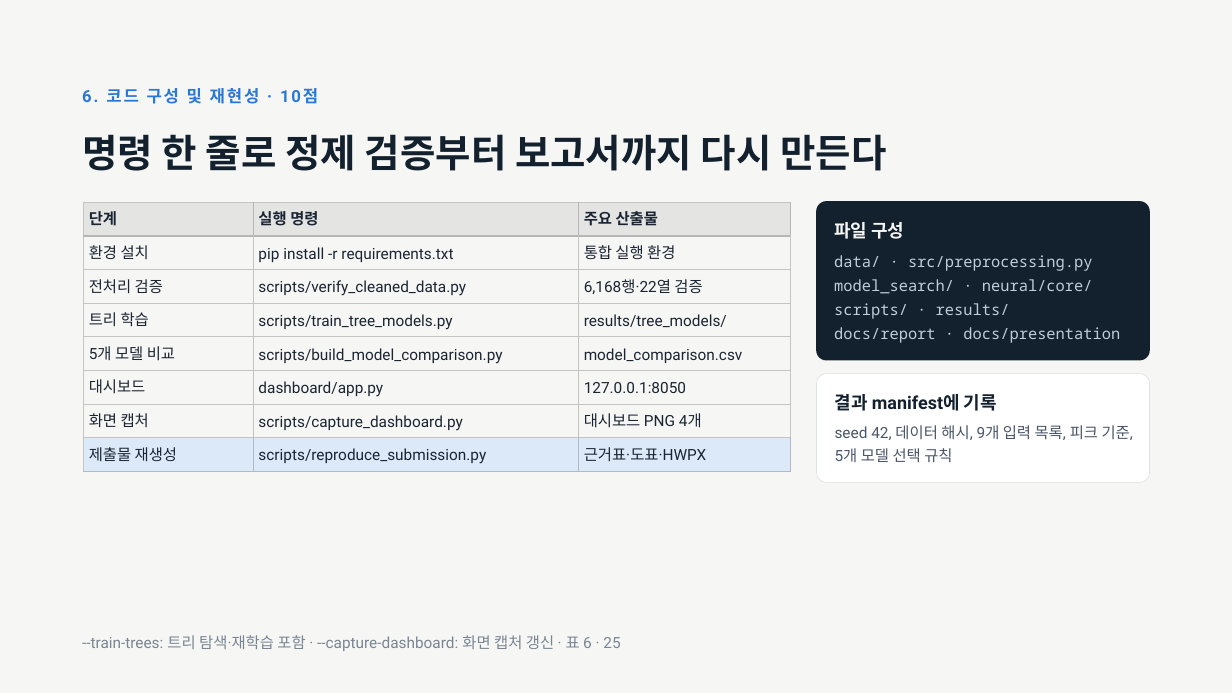
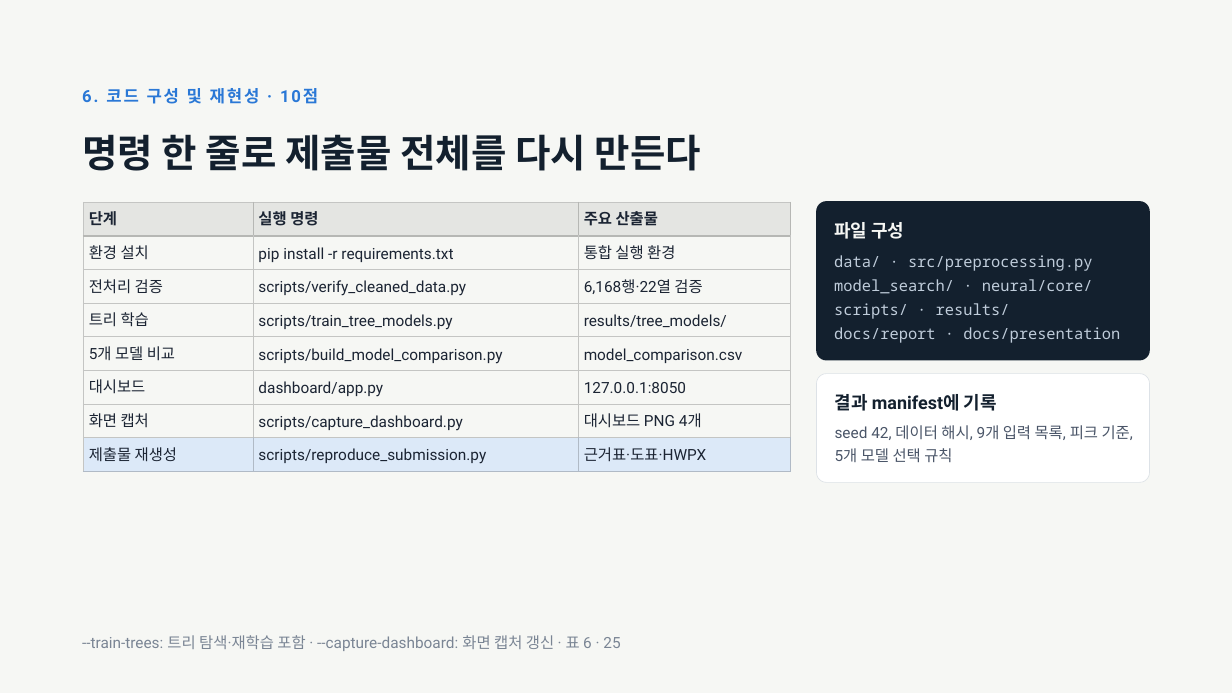
Before and after one commit to jgi0117/KAMP-Competition, a slide deck: slide 25 of docs/presentation/OKM 전력 피크 예측 발표.pptx. Drawn at 1232x693 pixels with LibreOffice and Linux fonts; fonts in the diff are those of the drawing. Boxes give left, top, right and bottom in pixels: in the first picture for what was removed or moved away, otherwise in the second. Text is boxed around its words. In the diff, an @@ line names an element or a change of style, - is before the commit and + after.

```diff
--- a/docs/presentation/OKM 전력 피크 예측 발표.pptx
+++ b/docs/presentation/OKM 전력 피크 예측 발표.pptx
@@ title at (82, 134, 701, 171): text changed @@
-명령 한 줄로 정제 검증부터 보고서까지 다시 만든다
+명령 한 줄로 제출물 전체를 다시 만든다
```
Also in this commit, not shown: 12 other slides changed.
